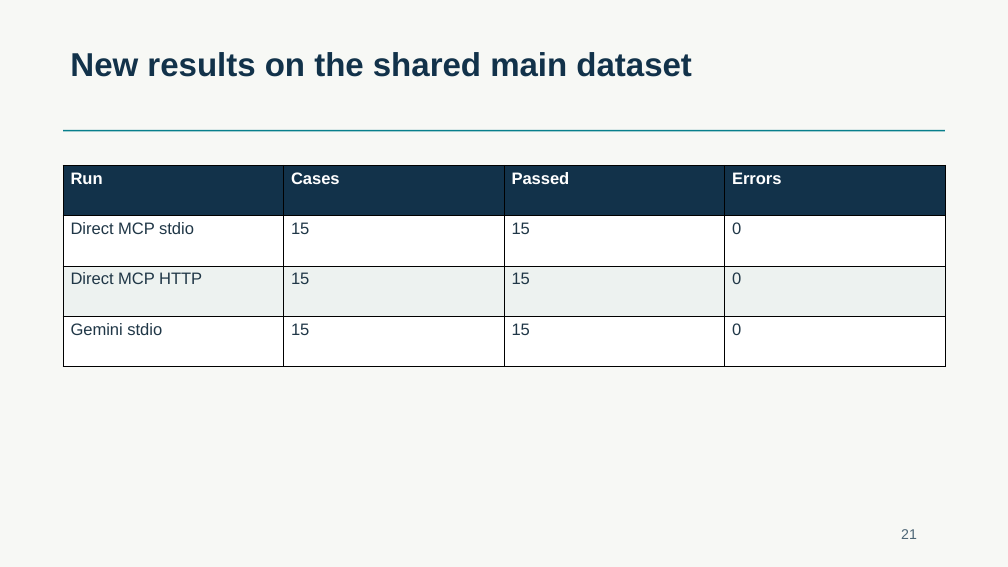
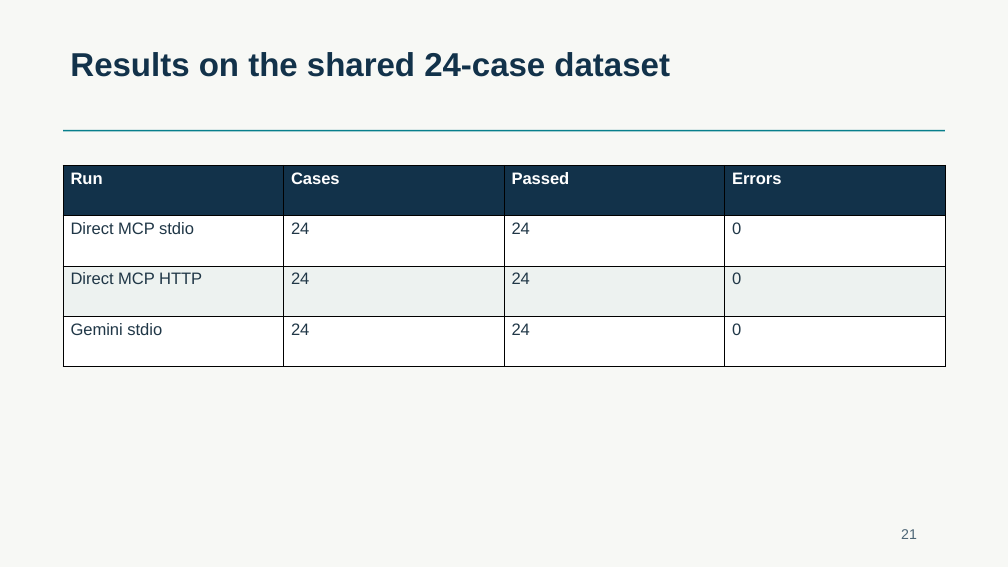
Before and after one commit to HaHiepThanh/mcp-ts, a slide deck: slide 21 of phase2/runs/khoa/MCP-TS-SDK-phase2.pptx. Drawn at 1008x567 pixels with LibreOffice and Linux fonts; fonts in the diff are those of the drawing. Boxes give left, top, right and bottom in pixels: in the first picture for what was removed or moved away, otherwise in the second. Text is boxed around its words. In the diff, an @@ line names an element or a change of style, - is before the commit and + after.

Commit message:
fix(phase2): finish Khoa review on shared finance dataset

```diff
--- a/phase2/runs/khoa/MCP-TS-SDK-phase2.pptx
+++ b/phase2/runs/khoa/MCP-TS-SDK-phase2.pptx
@@ text at [70, 52, 670, 77]: text changed @@
-New results on the shared main dataset
+Results on the shared 24-case dataset
@@ table at [63, 166, 946, 368] @@
-row 2, column 2: 15
+row 2, column 2: 24
-row 2, column 3: 15
+row 2, column 3: 24
-row 3, column 2: 15
+row 3, column 2: 24
-row 3, column 3: 15
+row 3, column 3: 24
-row 4, column 2: 15
+row 4, column 2: 24
-row 4, column 3: 15
+row 4, column 3: 24
```
Also in this commit, not shown: 12 other slides changed, 25 other files.
